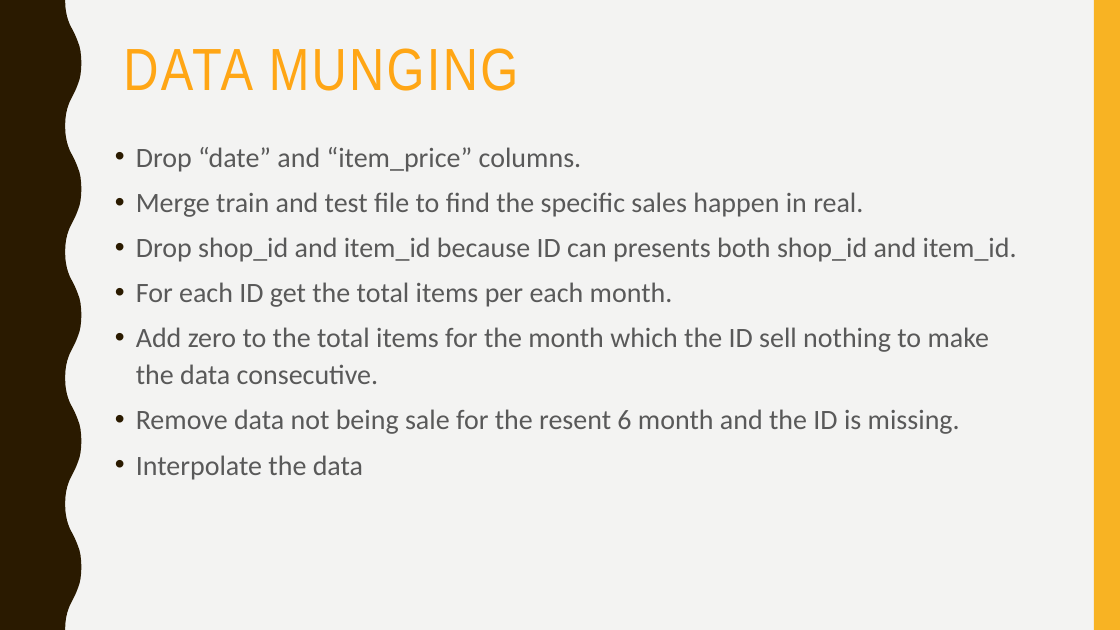
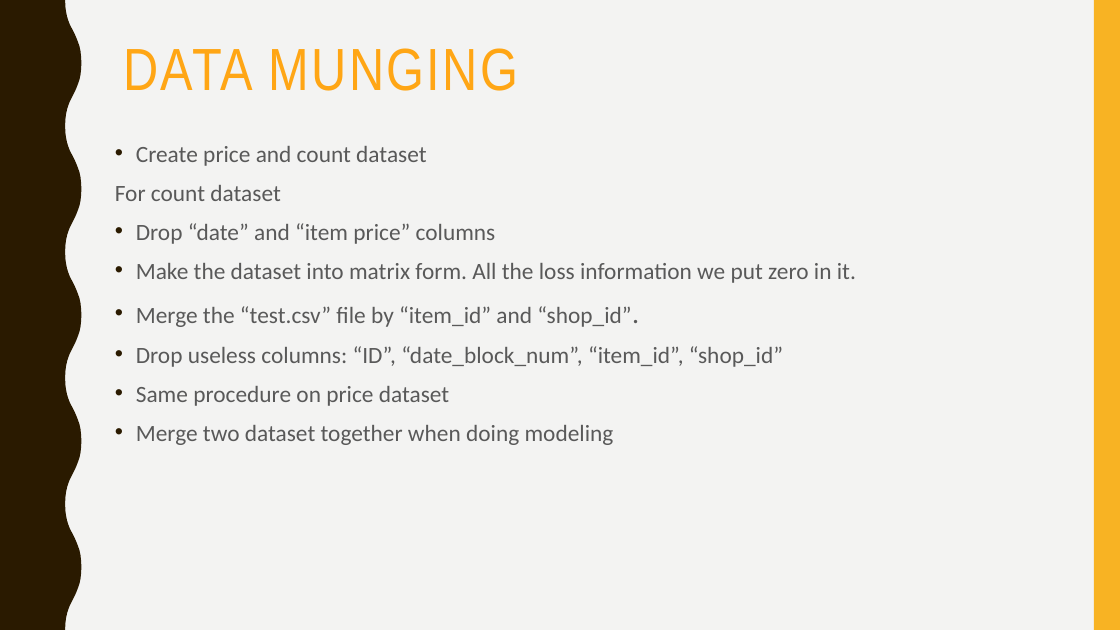
Before and after one commit to zex0023/Sale_Prediction, a slide deck: slide 6 of final_presentation.pptx. Drawn at 1120x630 pixels with LibreOffice and Linux fonts; fonts in the diff are those of the drawing. Boxes give left, top, right and bottom in pixels: in the first picture for what was removed or moved away, otherwise in the second. Text is boxed around its words. In the diff, an @@ line names an element or a change of style, - is before the commit and + after.

Commit message:
slide change

```diff
--- a/final_presentation.pptx
+++ b/final_presentation.pptx
@@ text at bbox=[115, 146, 856, 445]: text changed; size 24 to 20 pt @@
-• Drop “date” and “item_price” columns.
-• Merge train and test file to find the specific sales happen in real.
-• Drop shop_id and item_id because ID can presents both shop_id and item_id.
-• For each ID get the total items per each month.
-• Add zero to the total items for the month which the ID sell nothing to make the data consecutive.
-• Remove data not being sale for the resent 6 month and the ID is missing.
-• Interpolate the data
+• Create price and count dataset
+For count dataset
+• Drop “date” and “item price” columns
+• Make the dataset into matrix form. All the loss information we put zero in it.
+• Merge the “test.csv” file by “item_id” and “shop_id”.
+• Drop useless columns: “ID”, “date_block_num”, “item_id”, “shop_id”
+• Same procedure on price dataset
+• Merge two dataset together when doing modeling
```
Also in this commit, not shown: 2 other slides changed, 2 other files.
